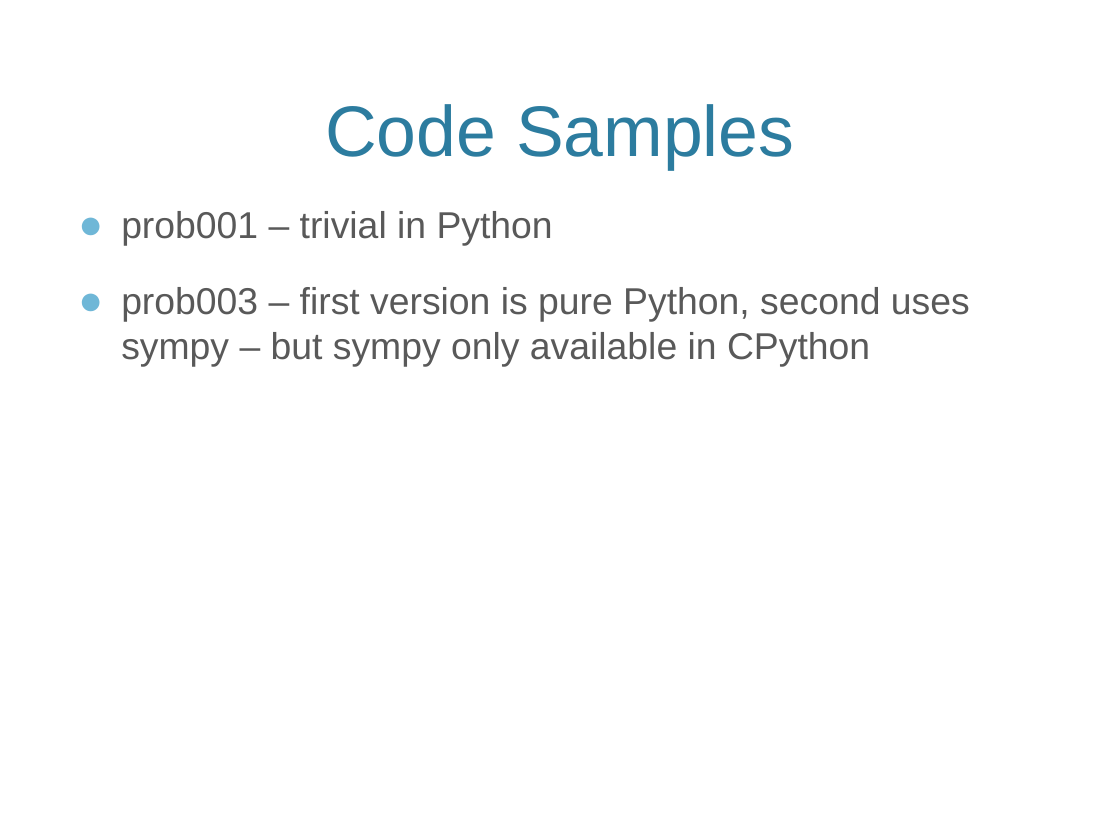
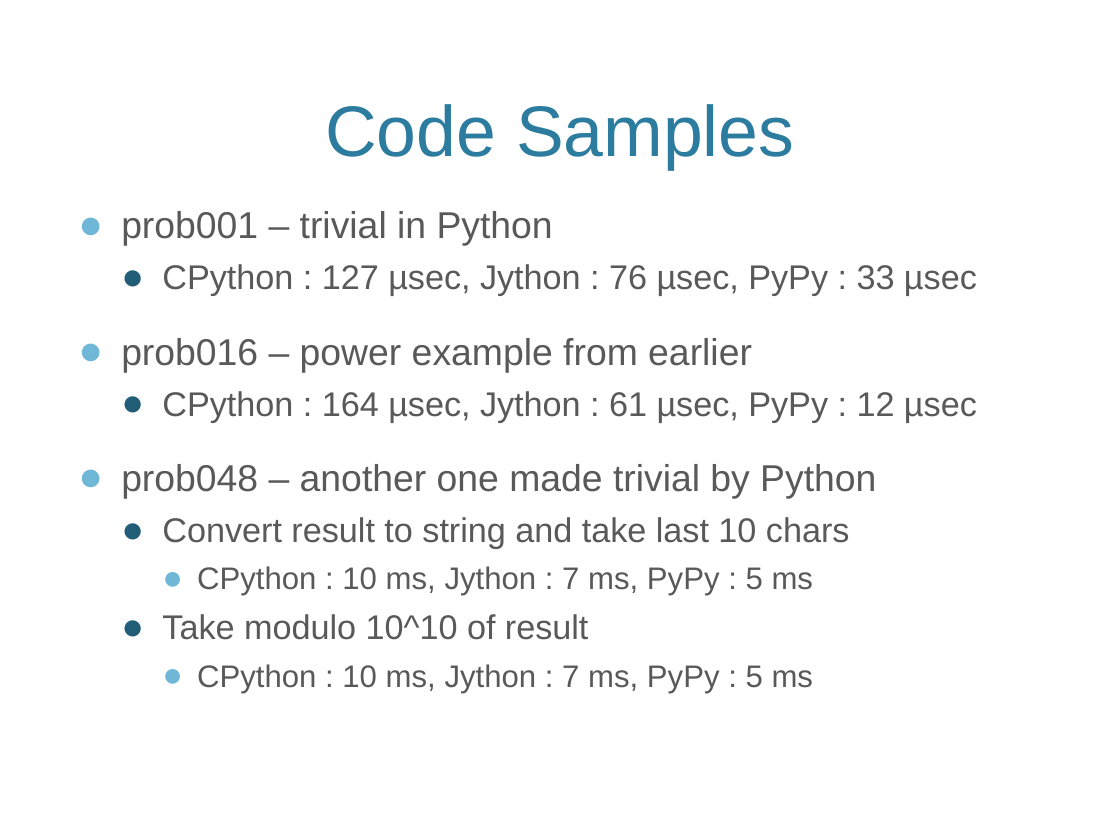
Before and after one commit to maccergit/python-talk, a slide deck: slide 7 of Python Performance Talk.pptx. Drawn at 1120x840 pixels with LibreOffice and Linux fonts; fonts in the diff are those of the drawing; background and template pictures are left out. Boxes give left, top, right and bottom in pixels: in the first picture for what was removed or moved away, otherwise in the second. Text is boxed around its words. In the diff, an @@ line names an element or a change of style, - is before the commit and + after.

```diff
--- a/Python Performance Talk.pptx
+++ b/Python Performance Talk.pptx
@@ text at [121, 264, 977, 693]: text changed; size 24 to 22 pt @@
-● prob003 – first version is pure Python, second uses sympy – but sympy only available in CPython
+  ● CPython : 127 µsec, Jython : 76 µsec, PyPy : 33 µsec
+● prob016 – power example from earlier
+  ● CPython : 164 µsec, Jython : 61 µsec, PyPy : 12 µsec
+● prob048 – another one made trivial by Python
+  ● Convert result to string and take last 10 chars
+    ● CPython : 10 ms, Jython : 7 ms, PyPy : 5 ms
+  ● Take modulo 10^10 of result
+    ● CPython : 10 ms, Jython : 7 ms, PyPy : 5 ms
```
Also in this commit, not shown: 1 other slide changed, 7 slides added.
